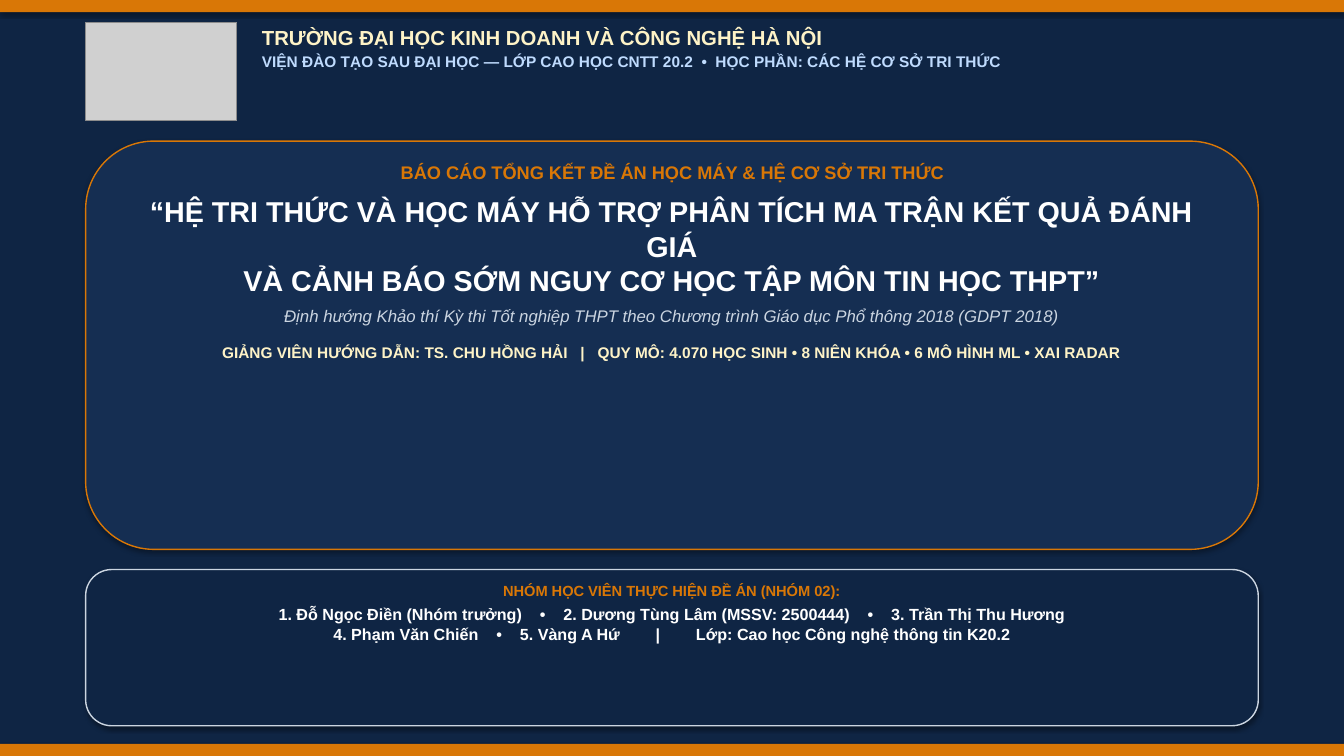
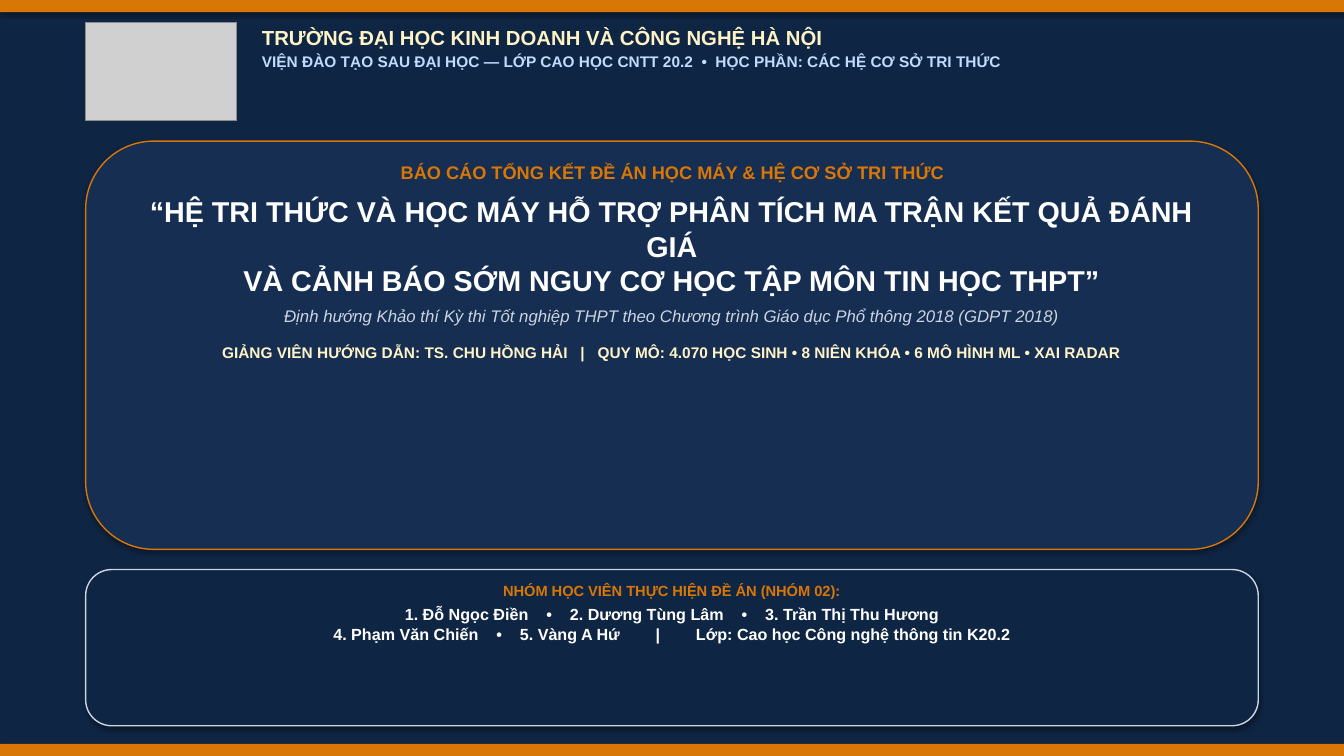
Before and after one commit to Lamdt198/HeTriThucTinHocTHPT, a slide deck: slide 1 of reports/Slide_Thuyet_Trinh_He_CS_Tri_Thuc_K20.2.pptx. Drawn at 1344x756 pixels with LibreOffice and Linux fonts; fonts in the diff are those of the drawing; grey boxes stand for pictures. Boxes give left, top, right and bottom in pixels: in the first picture for what was removed or moved away, otherwise in the second. Text is boxed around its words. In the diff, an @@ line names an element or a change of style, - is before the commit and + after.

```diff
--- a/reports/Slide_Thuyet_Trinh_He_CS_Tri_Thuc_K20.2.pptx
+++ b/reports/Slide_Thuyet_Trinh_He_CS_Tri_Thuc_K20.2.pptx
@@ text at (x1=333, y1=607, x2=1010, y2=644): text changed @@
-1. Đỗ Ngọc Điền (Nhóm trưởng) • 2. Dương Tùng Lâm (MSSV: 2500444) • 3. Trần Thị Thu Hương
-4. Phạm Văn Chiến • 5. Vàng A Hứ | Lớp: Cao học Công nghệ thông tin K20.2
+1. Đỗ Ngọc Điền • 2. Dương Tùng Lâm • 3. Trần Thị Thu Hương
+4. Phạm Văn Chiến • 5. Vàng A Hứ | Lớp: Cao học Công nghệ thông tin K20.2
```
Also in this commit, not shown: 3 other files.
